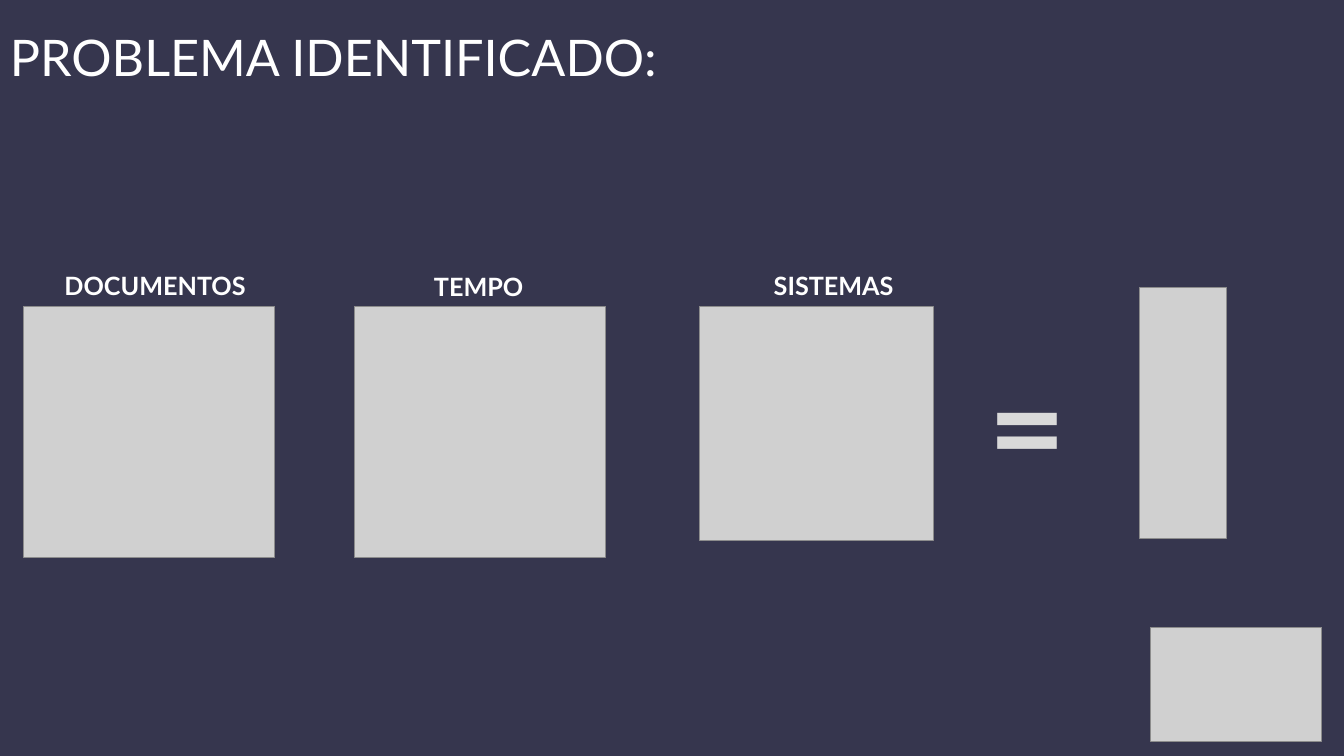
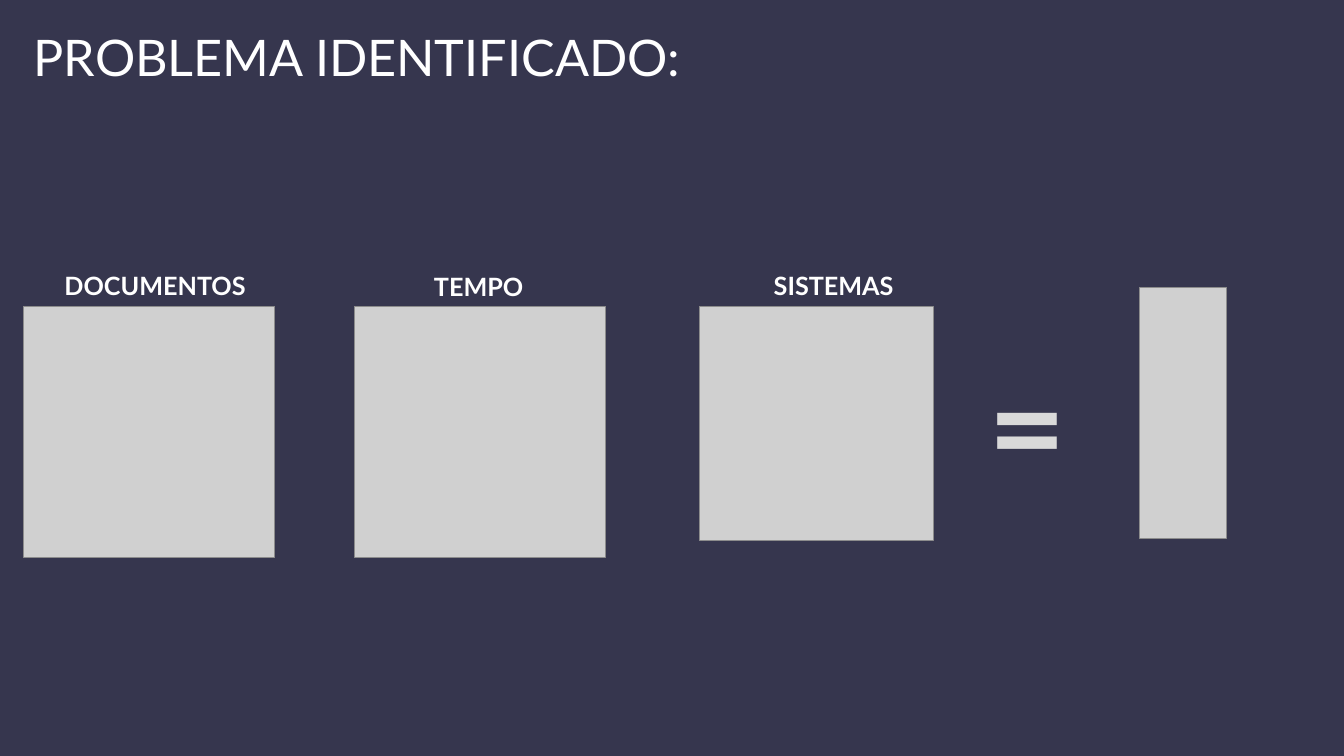
Before and after one commit to antonodes/hackathondosportosBLOCKCHAIN, a slide deck: slide 3 of Presentation_4Chain_Hackathon_Santos.pptx (slide 2 before the commit). Drawn at 1344x756 pixels with LibreOffice and Linux fonts; fonts in the diff are those of the drawing; grey boxes stand for pictures. Boxes give left, top, right and bottom in pixels: in the first picture for what was removed or moved away, otherwise in the second. Text is boxed around its words. In the diff, an @@ line names an element or a change of style, - is before the commit and + after.

Commit message:
Update presentation

```diff
--- a/Presentation_4Chain_Hackathon_Santos.pptx
+++ b/Presentation_4Chain_Hackathon_Santos.pptx
@@ text "PROBLEMA IDENTIFICADO:": place and size @@
-text "PROBLEMA IDENTIFICADO:" at (10, 39, 656, 77)
+text "PROBLEMA IDENTIFICADO:" at (34, 39, 680, 77)
@@ picture removed at (1150, 627, 1322, 741) @@
```
Also in this commit, not shown: 5 slides added.
